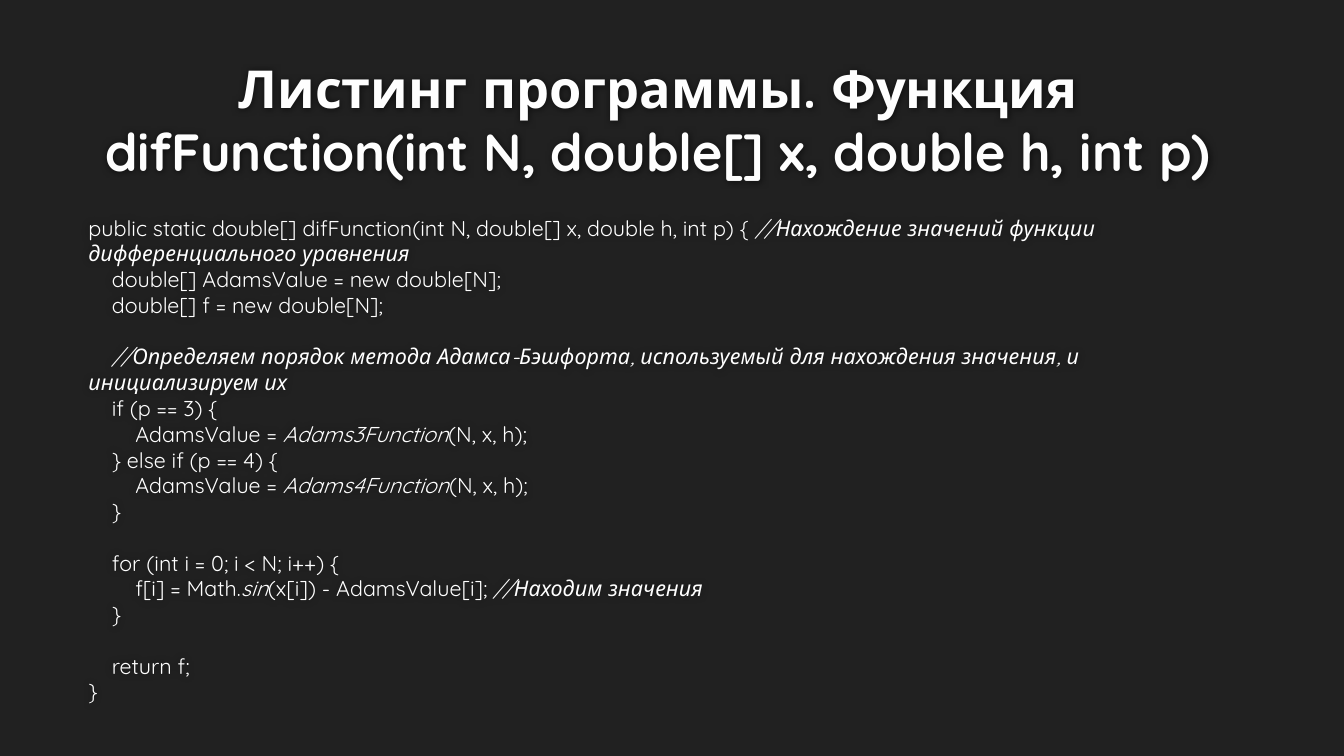
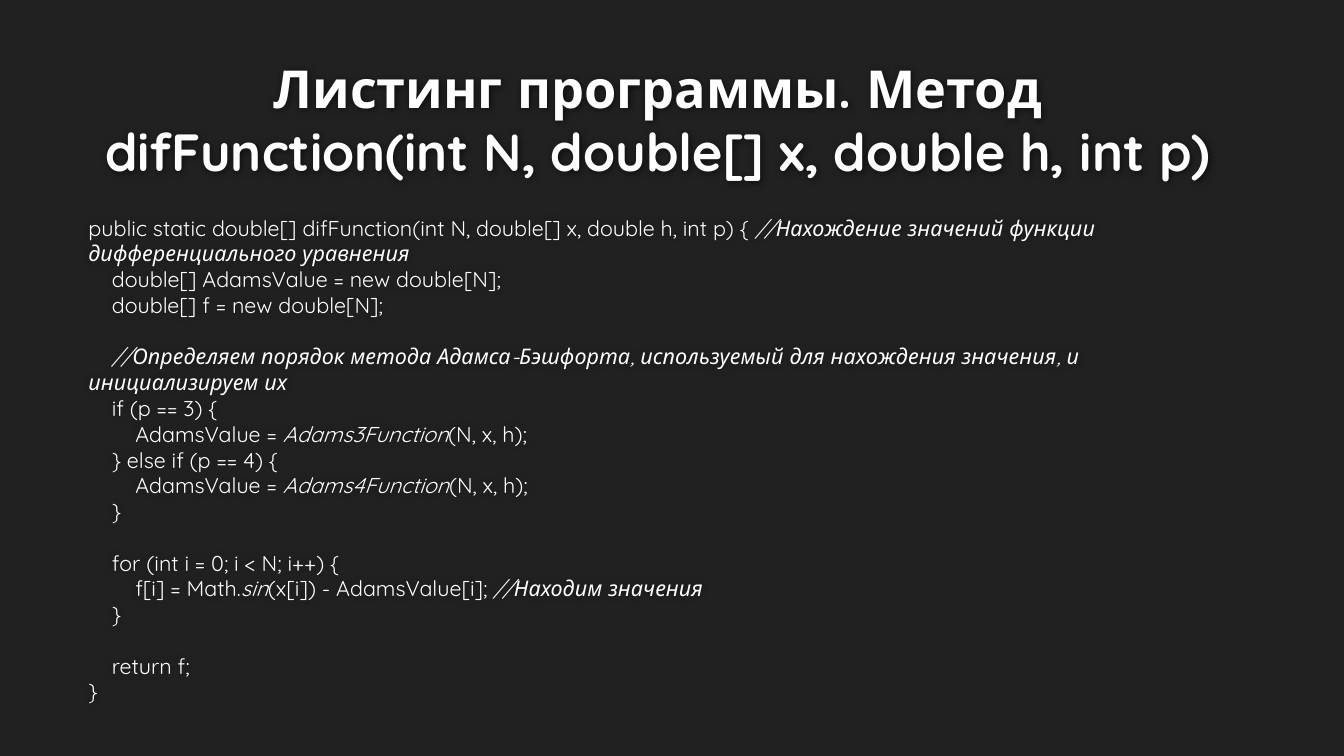
Before and after one commit to VladimirSolodilov/Programming, a slide deck: slide 18 of Вычислительная математика/Курсовой проект/Презентация к курсовому проекту.pptx. Drawn at 1344x756 pixels with LibreOffice and Linux fonts; fonts in the diff are those of the drawing; background and template pictures are left out. Boxes give left, top, right and bottom in pixels: in the first picture for what was removed or moved away, otherwise in the second. Text is boxed around its words. In the diff, an @@ line names an element or a change of style, - is before the commit and + after.

```diff
--- a/Вычислительная математика/Курсовой проект/Презентация к курсовому проекту.pptx
+++ b/Вычислительная математика/Курсовой проект/Презентация к курсовому проекту.pptx
@@ title at bbox=[105, 70, 1210, 182]: text changed @@
-Листинг программы. Функция
-difFunction(int N, double[] x, double h, int p)
+Листинг программы. Метод
+difFunction(int N, double[] x, double h, int p)
```
Also in this commit, not shown: 7 other slides changed, 1 slide added, 3 other files.
